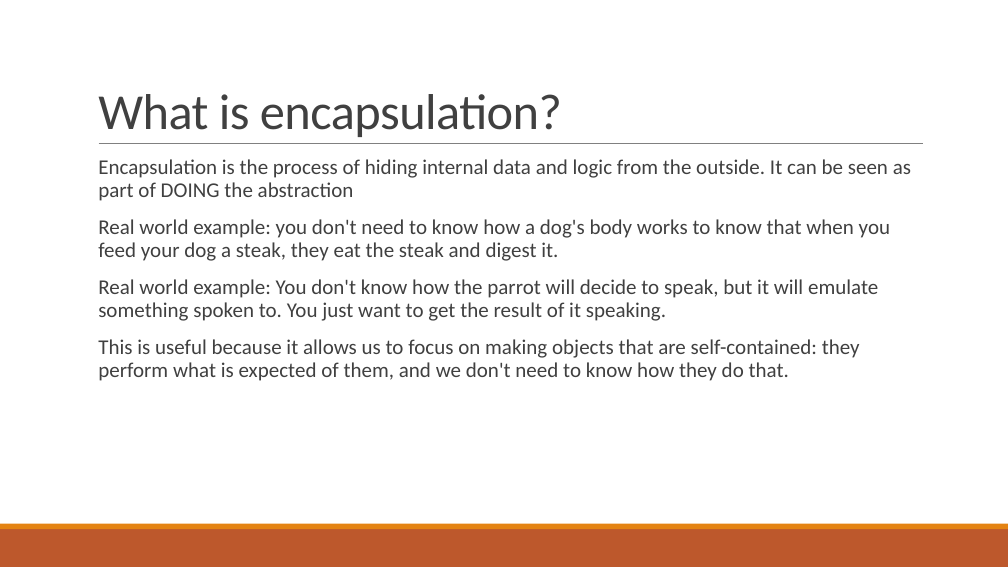
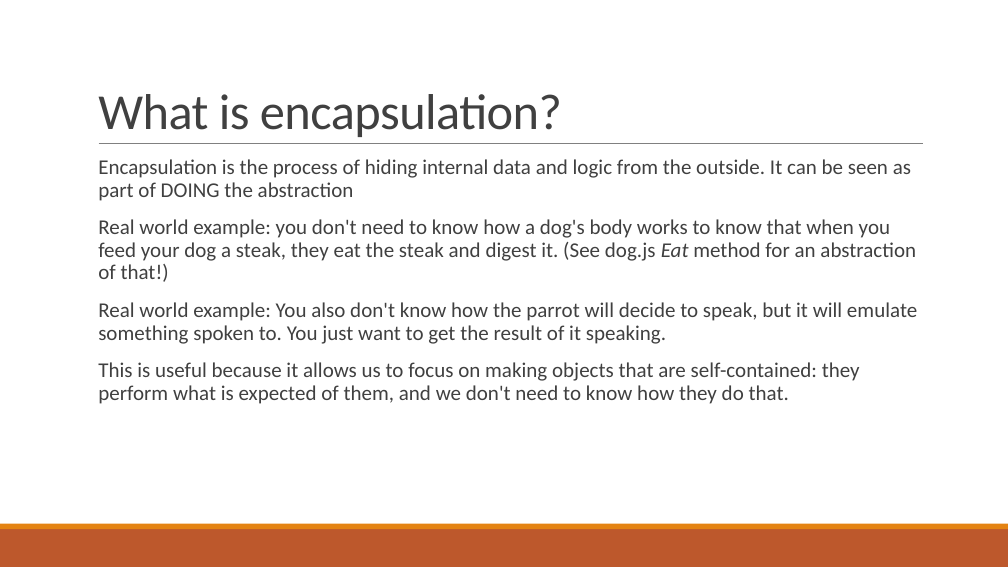
Before and after one commit to Troy-Web-Consulting/twc-training-oop-fundamentals, a slide deck: slide 7 of presentation.pptx. Drawn at 1008x567 pixels with LibreOffice and Linux fonts; fonts in the diff are those of the drawing. Boxes give left, top, right and bottom in pixels: in the first picture for what was removed or moved away, otherwise in the second. Text is boxed around its words. In the diff, an @@ line names an element or a change of style, - is before the commit and + after.

```diff
--- a/presentation.pptx
+++ b/presentation.pptx
@@ text at (x1=98, y1=219, x2=917, y2=344): text changed @@
-  Real world example: you don't need to know how a dog's body works to know that when you feed your dog a steak, they eat the steak and digest it.
-  Real world example: You don't know how the parrot will decide to speak, but it will emulate something spoken to. You just want to get the result of it speaking.
+  Real world example: you don't need to know how a dog's body works to know that when you feed your dog a steak, they eat the steak and digest it. (See dog.js Eat method for an abstraction of that!)
+  Real world example: You also don't know how the parrot will decide to speak, but it will emulate something spoken to. You just want to get the result of it speaking.
```
Also in this commit, not shown: 11 other slides changed, 1 slide added, 1 slide removed, 10 other files.
